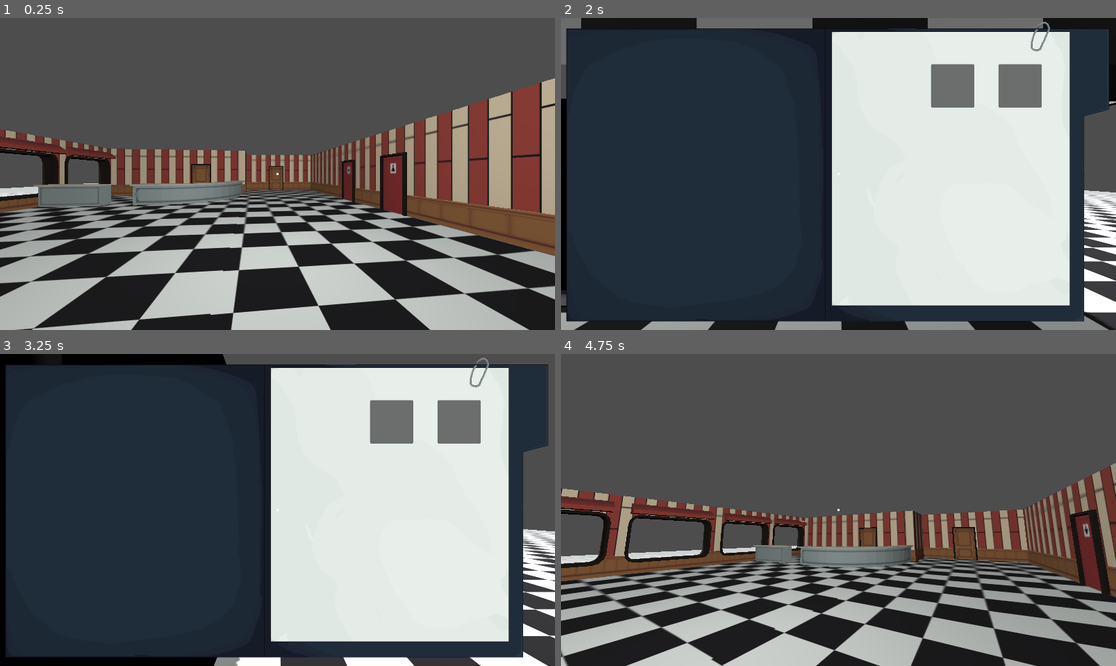
Above: before the commit, frames 1-4 (two rows, left to right).
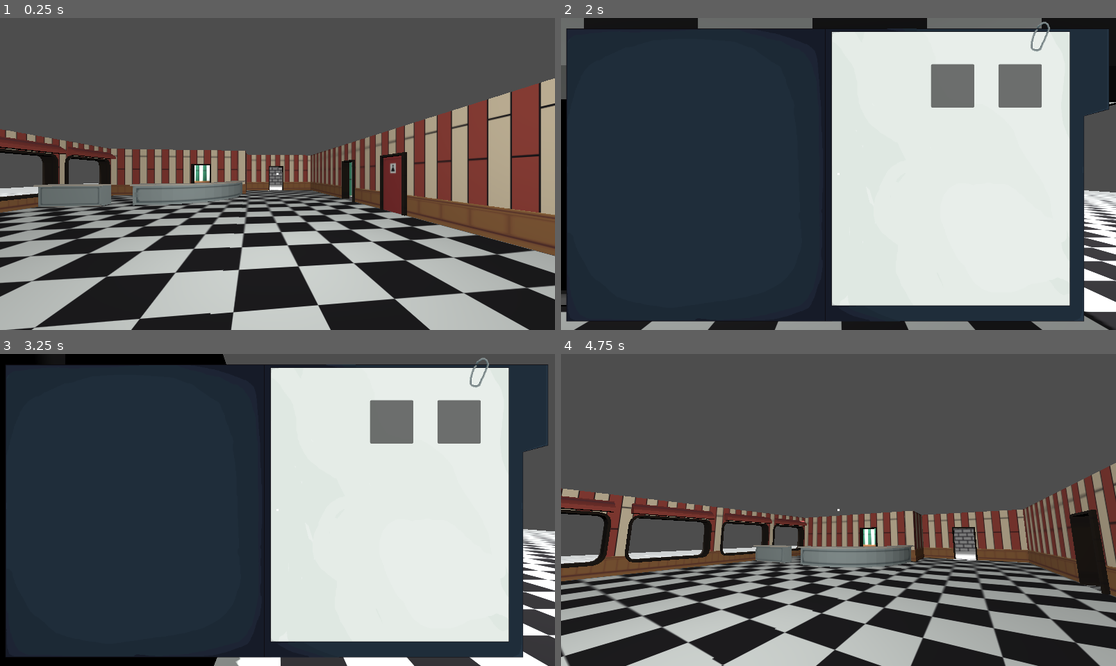
Above: after the commit, the same moments.

Repository: AqueleTaldoGabo/FelpoJam-Semtideiz
Game: Godot game, scene res://Source/Scenes/Levels/Cafeteria.tscn
Same seed, same stepped clock (60 frames per second), same inputs: the game is played once before the commit and once after it. This scene is started directly instead of the project's main scene. Sound files missing from this copy of the repository are replaced by a short silence.
Inputs (mouse positions are in pixels of both pictures, inside the frame that each line leads up to):
- Up to frame 1 (0.25 s): no input
- Up to frame 2 (2 s): move the mouse to (960, 158) at 0.52 s; hold D (anda_direita) 0.53-1.28 s; hold Space (abrir_pagina) 0.53-1.28 s; move the mouse to (727, 189) at 1.27 s; hold S (anda_tras) from 1.28 s (still down); click (727, 189) at 1.35 s
- Up to frame 3 (3.25 s): move the mouse to (333, 441) at 2.02 s; release S (anda_tras) at 2.03 s; hold D (anda_direita) 2.03-2.78 s; hold Space (abrir_pagina) 2.03-2.78 s; move the mouse to (249, 572) at 2.77 s; hold W (anda_frente) from 2.78 s (still down); click (249, 572) at 2.85 s
- Up to frame 4 (4.75 s): move the mouse to (1005, 556) at 3.52 s; release W (anda_frente) at 3.53 s; hold A (anda_esquerda) 3.53-4.28 s; hold Space (abrir_pagina) 3.53-4.28 s; tap Escape (ui_cancel) at 4.15 s; move the mouse to (794, 506) at 4.27 s; hold W (anda_frente) from 4.28 s (still down); click (794, 506) at 4.35 s

The runs differ from the first frame. In frame 1, 2.3% of the frame differs, in the area x 0-100%, y 20-100%; in frame 2, 0.1%; in frame 3, less than 0.1%; in frame 4, 2.1%.

Commit message:
Finalmente

Diff:
--- a/Source/Player/player.gd
+++ b/Source/Player/player.gd
@@ -30,6 +30,7 @@
 			menu_aberto = true
 			Input.mouse_mode = Input.MOUSE_MODE_VISIBLE
 			PAUSE.mouse = Input.MOUSE_MODE_CAPTURED
+			$"Cabeça/Camera3D/CanvasLayer/Label".hide()
 			get_tree().root.add_child(PAUSE)
 			get_tree().paused = true
 		else:
--- a/Source/Player/player.tscn
+++ b/Source/Player/player.tscn
@@ -3,6 +3,7 @@
 [ext_resource type="Script" uid="uid://bmhhi0tril483" path="res://Source/Player/player.gd" id="1_4flbx"]
 [ext_resource type="Shader" uid="uid://bcfuj16arhi4e" path="res://shaders/dithering.gdshader" id="2_g4gsc"]
 [ext_resource type="PackedScene" uid="uid://ipxelk0c00b8" path="res://Source/Player/RaioInteragente.tscn" id="2_v1mne"]
+[ext_resource type="FontFile" uid="uid://c0b1xlphy8isa" path="res://Source/fonts/OldNewspaperTypes.ttf" id="4_0tdpy"]
 
 [sub_resource type="SphereMesh" id="SphereMesh_4flbx"]
 
@@ -31,12 +32,9 @@
 flip_faces = true
 size = Vector2(2, 2)
 
-[sub_resource type="SystemFont" id="SystemFont_v1mne"]
-font_names = PackedStringArray("Liberation Serif")
-
 [sub_resource type="LabelSettings" id="LabelSettings_880o0"]
-font = SubResource("SystemFont_v1mne")
-font_size = 30
+font = ExtResource("4_0tdpy")
+font_size = 40
 
 [node name="Player" type="CharacterBody3D" unique_id=1240492296]
 script = ExtResource("1_4flbx")
--- a/Source/Scenes/Levels/Cafeteria.tscn
+++ b/Source/Scenes/Levels/Cafeteria.tscn
@@ -4,7 +4,7 @@
 [ext_resource type="PackedScene" uid="uid://b78keg0ignt8j" path="res://Source/Player/player.tscn" id="1_n7cls"]
 [ext_resource type="Texture2D" uid="uid://s083hlepuqee" path="res://Source/Assets/Sprites/xadres.png" id="2_n7cls"]
 [ext_resource type="PackedScene" uid="uid://draij6dpugcym" path="res://Source/Scenes/Objects/Porta.tscn" id="5_qgrc7"]
-[ext_resource type="PackedScene" uid="uid://bewh40gkrv1gd" path="res://Source/Assets/Modelos/Cafeteria/ProjetoProntoFINALMENTE.fbx" id="6_bn0h7"]
+[ext_resource type="PackedScene" uid="uid://dxip44esh06fj" path="res://Source/Assets/Modelos/Cafeteria/VERDADEIROEIRO.fbx" id="6_bn0h7"]
 [ext_resource type="PackedScene" uid="uid://cgfko6kr2mhuc" path="res://Source/Scenes/Objects/Vinyl.tscn" id="6_eqx27"]
 
 [sub_resource type="BoxShape3D" id="BoxShape3D_2elm2"]
@@ -41,7 +41,7 @@
 mesh = SubResource("BoxMesh_bn0h7")
 
 [node name="Porta" parent="." unique_id=839741734 instance=ExtResource("5_qgrc7")]
-transform = Transform3D(-0.26999992, 0, 0.00013662875, 0, 0.27, 0, -0.00013662875, 0, -0.26999992, 0.38806158, 0, -0.25598705)
+transform = Transform3D(0.26999998, 0, 0, 0, 0.27, 0, 0, 0, 0.26999998, 0.38806158, 0, -0.25598705)
 
 [node name="Porta2" parent="." unique_id=907805773 instance=ExtResource("5_qgrc7")]
 transform = Transform3D(-0.26999992, 0, 0.00013662875, 0, 0.27, 0, -0.00013662875, 0, -0.26999992, 0.40461934, 0.00642401, 0.924907)
@@ -49,9 +49,6 @@
 [node name="Vinyl" parent="." unique_id=1120069274 instance=ExtResource("6_eqx27")]
 transform = Transform3D(1, 0, 0, 0, 1, 0, 0, 0, 1, -7.87519, 0.32128644, 7.1888504)
 visible = false
-
-[node name="ProjetoProntoFINALMENTE" parent="." unique_id=936021647 instance=ExtResource("6_bn0h7")]
-transform = Transform3D(1, 0, 0, 0, 1, 0, 0, 0, 1, -16.142504, -0.67715645, -0.342224)
 
 [node name="OmniLight3D" type="OmniLight3D" parent="." unique_id=1710473499]
 transform = Transform3D(1, 0, 0, 0, 1, 0, 0, 0, 1, -3.247624, 3.7475555, -0.42536736)
@@ -70,3 +67,6 @@
 shadow_enabled = true
 spot_range = 8.195
 spot_angle = 52.25
+
+[node name="VERDADEIROEIRO" parent="." unique_id=736634372 instance=ExtResource("6_bn0h7")]
+transform = Transform3D(1, 0, 0, 0, 1, 0, 0, 0, 1, -16.143, -0.677, -0.342)
--- a/Source/Scenes/Levels/Cena1.tscn
+++ b/Source/Scenes/Levels/Cena1.tscn
@@ -49,6 +49,7 @@
 material = SubResource("StandardMaterial3D_qvc64")
 
 [node name="Cena1" type="Node" unique_id=1119634821]
+process_mode = 1
 script = ExtResource("1_ouqje")
 
 [node name="Lamparina modelofinal" parent="." unique_id=1184403439 instance=ExtResource("2_2vfmm")]
@@ -83,6 +84,7 @@
 mesh = SubResource("BoxMesh_ouqje")
 
 [node name="Telefone" parent="." unique_id=915141437 instance=ExtResource("7_ouqje")]
+process_mode = 1
 transform = Transform3D(0.66913056, 0, 0.74314487, 0, 1, 0, -0.74314487, 0, 0.66913056, -4.626, 1.179, 5.16)
 
 [node name="Livro malco2" parent="." unique_id=893685750 instance=ExtResource("13_m1wbi")]
@@ -108,8 +110,8 @@
 alpha_cut = 3
 texture = ExtResource("14_l6wx8")
 
-[node name="SpotLight3D2" type="SpotLight3D" parent="." unique_id=1304021077]
-transform = Transform3D(0.99553233, 0, -0.094421074, 0, 1, 0, 0.094421074, 0, 0.99553233, -2.948413, 1.9756947, 4.2598405)
+[node name="SpotLight3D2" type="SpotLight3D" parent="MeshInstance3D" unique_id=1304021077]
+transform = Transform3D(0.99553233, 0, -0.094421074, 0.094421074, -4.371139e-08, 0.99553233, -4.1272763e-09, -1, -4.35161e-08, 0.11444807, 3.4161167, 0.4316063)
 spot_range = 6.274
 spot_attenuation = -0.69
 spot_angle = 26.5
@@ -133,3 +135,4 @@
 
 [connection signal="interagido" from="Telefone" to="." method="_on_telefone_interagido"]
 [connection signal="interagido" from="Porta" to="." method="_on_porta_interagido"]
+[connection signal="interagido" from="Pasta" to="." method="_on_pasta_interagido"]
--- a/Source/Scenes/Levels/cena_1.gd
+++ b/Source/Scenes/Levels/cena_1.gd
@@ -15,13 +15,17 @@
 var texto = true
 
 
-func animar_texto():
-	for frase in frases:
+func animar_texto(textos):
+	for frase in textos:
 		for letra in frase:
-			current_text += letra
-			ANIMATED_LABEL.text = current_text
-			print(ANIMATED_LABEL)
-			await get_tree().create_timer(0.05).timeout
+			while get_tree().paused:
+				await get_tree().process_frame
+			if get_tree().paused == false:
+				current_text += letra
+				ANIMATED_LABEL.text = current_text
+				await get_tree().create_timer(0.05).timeout
+		while get_tree().paused:
+			await get_tree().process_frame
 		await get_tree().create_timer(0.9).timeout
 		current_text = ""
 
@@ -29,8 +33,11 @@
 func _on_telefone_interagido(body: Variant) -> void:
 	if texto:
 		texto = !texto
-		await animar_texto()
+		await animar_texto(frases)
 		ANIMATED_LABEL.text = ""
+		await get_tree().create_timer(0.4).timeout
+		await animar_texto(["Analise a pasta"])
+
 
 
 func _on_porta_interagido(body: Variant) -> void:
@@ -39,3 +46,8 @@
 	await Transicao.fade_acabou
 	get_tree().change_scene_to_file("res://Source/Scenes/Levels/Cafeteria.tscn")
 	ControleMusica.trocar_musica(MUSICA1)
+
+
+func _on_pasta_interagido(body: Variant) -> void:
+	ANIMATED_LABEL.hide()
+	$Pasta.hide()
--- a/Source/Scenes/Menus/pause.gd
+++ b/Source/Scenes/Menus/pause.gd
@@ -16,6 +16,7 @@
 func fecha():
 	get_tree().paused = false
 	Input.mouse_mode = mouse
+	get_node("/root/Cena1/Player/Cabeça/Camera3D/CanvasLayer/Label").show()
 	get_tree().root.remove_child($".")
 
 
--- a/Source/connection_ii/ConnectionII.tres
+++ /dev/null
@@ -1,8 +0,0 @@
-[gd_resource type="DynamicFont" load_steps=2 format=2]
-
-[ext_resource path="res://fonts/connection_ii/ConnectionII.otf" type="DynamicFontData" id=1]
-
-[resource]
-
-size = 30
-font_data = ExtResource( 1 )
Binary file added: Source/Assets/Modelos/Armario/Armarin de tetoquasepronto.fbx
Not shown, added: Source/Assets/Modelos/Armario/Armarin de tetoquasepronto.fbx.import
Binary file added: Source/Assets/Modelos/Armario/Armarin de tetoquasepronto_0.png
Not shown, added: Source/Assets/Modelos/Armario/Armarin de tetoquasepronto_0.png.import
Binary file removed: Source/Assets/Modelos/Cafeteria/ProjetoProntoFINALMENTE.fbx
Not shown, removed: Source/Assets/Modelos/Cafeteria/ProjetoProntoFINALMENTE.fbx.import
Binary file removed: Source/Assets/Modelos/Cafeteria/ProjetoProntoFINALMENTE_0.png
Not shown, removed: Source/Assets/Modelos/Cafeteria/ProjetoProntoFINALMENTE_0.png.import
Binary file removed: Source/Assets/Modelos/Cafeteria/ProjetoProntoFINALMENTE_1.png
Not shown, removed: Source/Assets/Modelos/Cafeteria/ProjetoProntoFINALMENTE_1.png.import
Binary file removed: Source/Assets/Modelos/Cafeteria/ProjetoProntoFINALMENTE_10.png
Not shown, removed: Source/Assets/Modelos/Cafeteria/ProjetoProntoFINALMENTE_10.png.import
(and 81 more such lines)
